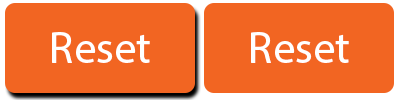
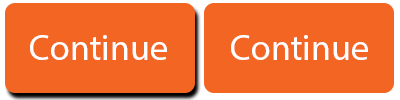
Revision of a layered 400px x 100px image; what changed, layer by layer:
hid "Reset copy" over [251, 32, 349, 63]
added layer "Continue copy" above "Rounded Rectangle 1 copy" over [231, 35, 368, 60]
renamed "Reset" to "Continue", painted on it over [30, 32, 167, 63]
